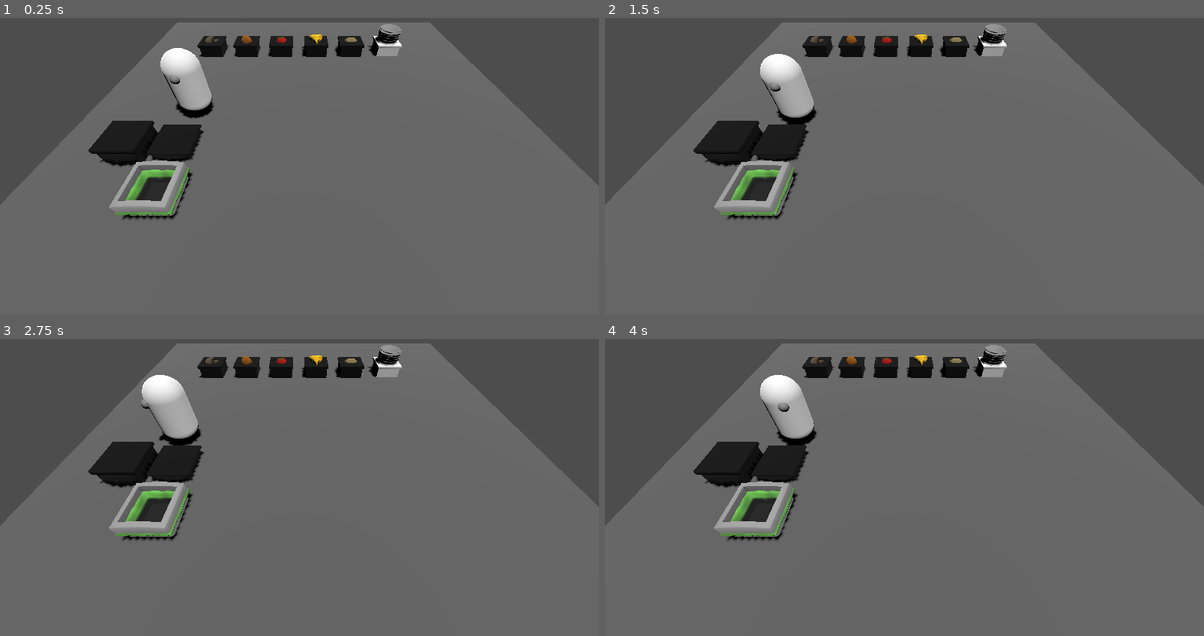
Above: before the commit, frames 1-4 (two rows, left to right).
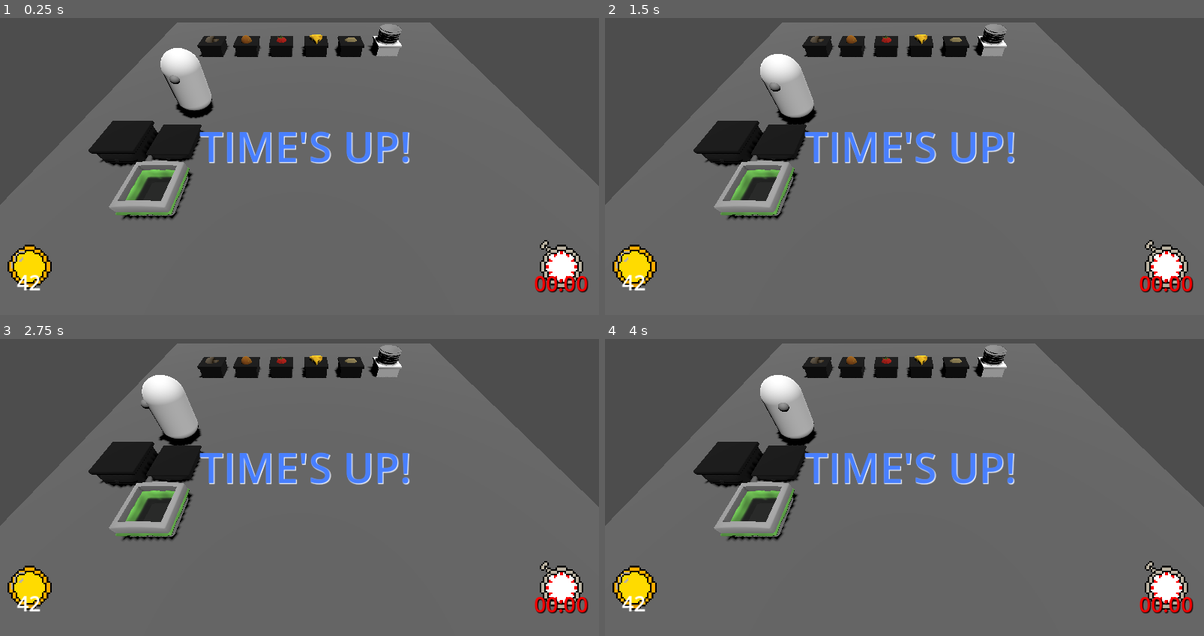
Above: after the commit, the same moments.

Repository: KFANullSense/TSE2025
Game: Godot game, scene res://Game Scenes/test.tscn
The game is run twice, just before and just after one commit, with the same random seed, the same clock (stepped at 60 frames per second) and the same inputs. This scene is started directly instead of the project's main scene.
Inputs:
- Up to frame 1 (0.25 s): no input
- Up to frame 2 (1.5 s): tap Enter (start) at 0.5, 1.25 s; tap Space (Interact-2) at 0.6 s; tap S (downInput-2) at 1.35 s
- Up to frame 3 (2.75 s): tap Enter (start) at 2 s; tap A (leftInput-2) at 2.1 s
- Up to frame 4 (4 s): tap Enter (start) at 2.75, 3.5, 3.6 s; tap D (rightInput-2) at 2.85 s

The runs differ from the first frame. In frame 1, 3.6% of the frame differs, in the area x 1-99%, y 38-93%; in frame 2, 3.6%; in frame 3, 3.6%; in frame 4, 3.6%.

Commit message:
LIAM'S PUSH: ui stuff
liam downloaded it weird so this is his changes but pushed from my computer

Diff:
--- a/Game Scenes/test.tscn
+++ b/Game Scenes/test.tscn
@@ -9,6 +9,8 @@
 [ext_resource type="PackedScene" uid="uid://b1jagbu23s8wx" path="res://Prefab Objects/Produce/onion_bin.tscn" id="9_w44a7"]
 [ext_resource type="PackedScene" uid="uid://dkjudv3iwouwi" path="res://Prefab Objects/CounterTops/plateHolder.tscn" id="10_0kf8d"]
 [ext_resource type="PackedScene" uid="uid://cteawyqdnsqor" path="res://Prefab Objects/Produce/potato_bin.tscn" id="10_l4am2"]
+[ext_resource type="Texture2D" uid="uid://c4snexmitksiv" path="res://UI Images/Main UI/Coin.png" id="10_ng63d"]
+[ext_resource type="Texture2D" uid="uid://djn6u5ndhsplb" path="res://UI Images/Main UI/Timer.png" id="11_ng63d"]
 
 [sub_resource type="StandardMaterial3D" id="StandardMaterial3D_l4am2"]
 albedo_color = Color(0.393086, 0.393086, 0.393085, 1)
@@ -68,3 +70,75 @@
 
 [node name="PlateHolder" parent="." instance=ExtResource("10_0kf8d")]
 transform = Transform3D(1, 0, 0, 0, 1, 0, 0, 0, 1, 3.59728, -0.0261187, -4.05066)
+
+[node name="CanvasLayer" type="CanvasLayer" parent="."]
+
+[node name="Sprite2D" type="Sprite2D" parent="CanvasLayer"]
+
+[node name="Coin" type="Sprite2D" parent="CanvasLayer"]
+position = Vector2(95, 920)
+scale = Vector2(0.5, 0.5)
+texture = ExtResource("10_ng63d")
+
+[node name="RichTextLabel" type="RichTextLabel" parent="CanvasLayer"]
+anchors_preset = -1
+anchor_left = 0.048
+anchor_top = 0.855
+anchor_right = 0.048
+anchor_bottom = 0.855
+offset_left = -186.16
+offset_top = -153.4
+offset_right = -20.16
+offset_bottom = 29.6
+grow_vertical = 0
+scale = Vector2(2.245, 2.245)
+theme_override_font_sizes/normal_font_size = 30
+text = "42"
+horizontal_alignment = 1
+vertical_alignment = 1
+
+[node name="Timer" type="Sprite2D" parent="CanvasLayer"]
+position = Vector2(1800, 920)
+scale = Vector2(0.5, 0.5)
+texture = ExtResource("11_ng63d")
+
+[node name="RichTextLabel2" type="RichTextLabel" parent="CanvasLayer"]
+anchors_preset = -1
+anchor_left = 0.937
+anchor_top = 0.853
+anchor_right = 0.937
+anchor_bottom = 0.853
+offset_left = -186.04
+offset_top = -148.24
+offset_right = -20.0402
+offset_bottom = 34.7599
+grow_horizontal = 0
+grow_vertical = 0
+scale = Vector2(2.245, 2.245)
+theme_override_colors/default_color = Color(1, 0, 0, 1)
+theme_override_colors/font_shadow_color = Color(0, 0, 0, 1)
+theme_override_font_sizes/normal_font_size = 30
+text = "00:00"
+horizontal_alignment = 1
+vertical_alignment = 1
+
+[node name="RichTextLabel3" type="RichTextLabel" parent="CanvasLayer"]
+anchors_preset = 8
+anchor_left = 0.5
+anchor_top = 0.5
+anchor_right = 0.5
+anchor_bottom = 0.5
+offset_left = -348.0
+offset_top = -206.0
+offset_right = -20.0
+offset_bottom = -23.0001
+grow_horizontal = 2
+grow_vertical = 2
+scale = Vector2(2.245, 2.245)
+theme_override_colors/default_color = Color(0.281042, 0.498345, 1, 1)
+theme_override_colors/font_shadow_color = Color(1, 1, 1, 1)
+theme_override_font_sizes/normal_font_size = 60
+text = "TIME'S UP!"
+fit_content = true
+horizontal_alignment = 1
+vertical_alignment = 1
Not shown: 1 places in Game Scenes/test.tscn that only renumber resources
Binary file added: UI Images/Food Items/Mushroom.png
Not shown, added: UI Images/Food Items/Mushroom.png.import
Binary file added: UI Images/Food Items/Onion.png
Not shown, added: UI Images/Food Items/Onion.png.import
Binary file added: UI Images/Food Items/SoupM.png
Not shown, added: UI Images/Food Items/SoupM.png.import
Binary file added: UI Images/Food Items/SoupO.png
Not shown, added: UI Images/Food Items/SoupO.png.import
Binary file added: UI Images/Food Items/SoupT.png
Not shown, added: UI Images/Food Items/SoupT.png.import
Binary file added: UI Images/Food Items/tomato.png
(and 5 more such lines)
